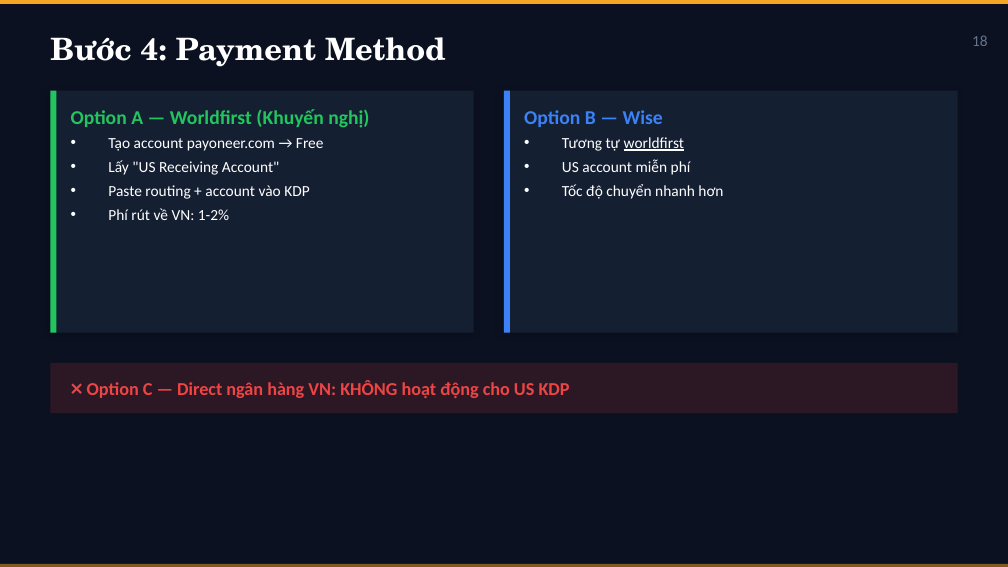
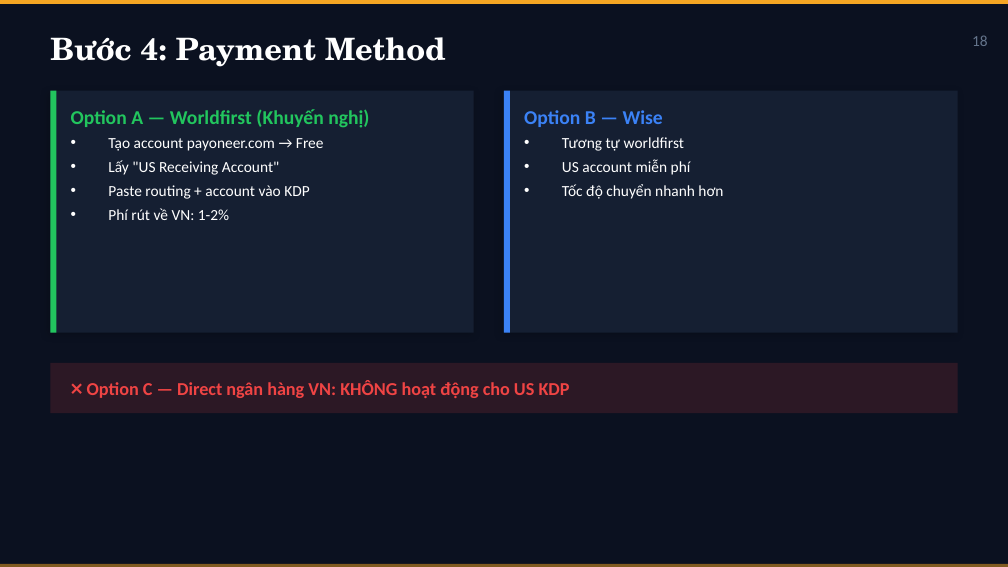
Before and after one commit to AILabs-official/aws-kdp, a slide deck: slide 18 of Documents/KDP_5AM_Club_3Day_Training.pptx. Drawn at 1008x567 pixels with LibreOffice and Linux fonts; fonts in the diff are those of the drawing. Boxes give left, top, right and bottom in pixels: in the first picture for what was removed or moved away, otherwise in the second. Text is boxed around its words. In the diff, an @@ line names an element or a change of style, - is before the commit and + after.

```diff
--- a/Documents/KDP_5AM_Club_3Day_Training.pptx
+++ b/Documents/KDP_5AM_Club_3Day_Training.pptx
@@ text at bbox=[562, 137, 684, 151]: underline off in "worldfirst" @@
```
Also in this commit, not shown: 36 other files.
